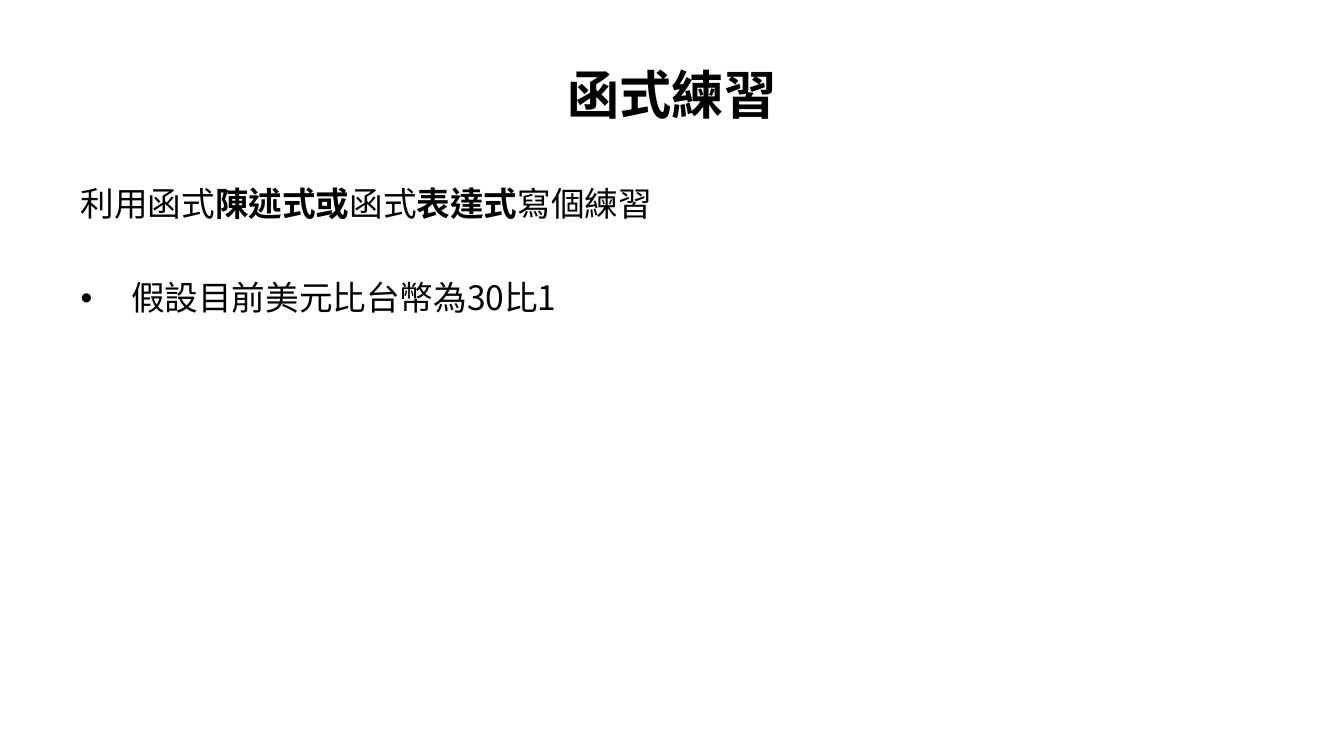
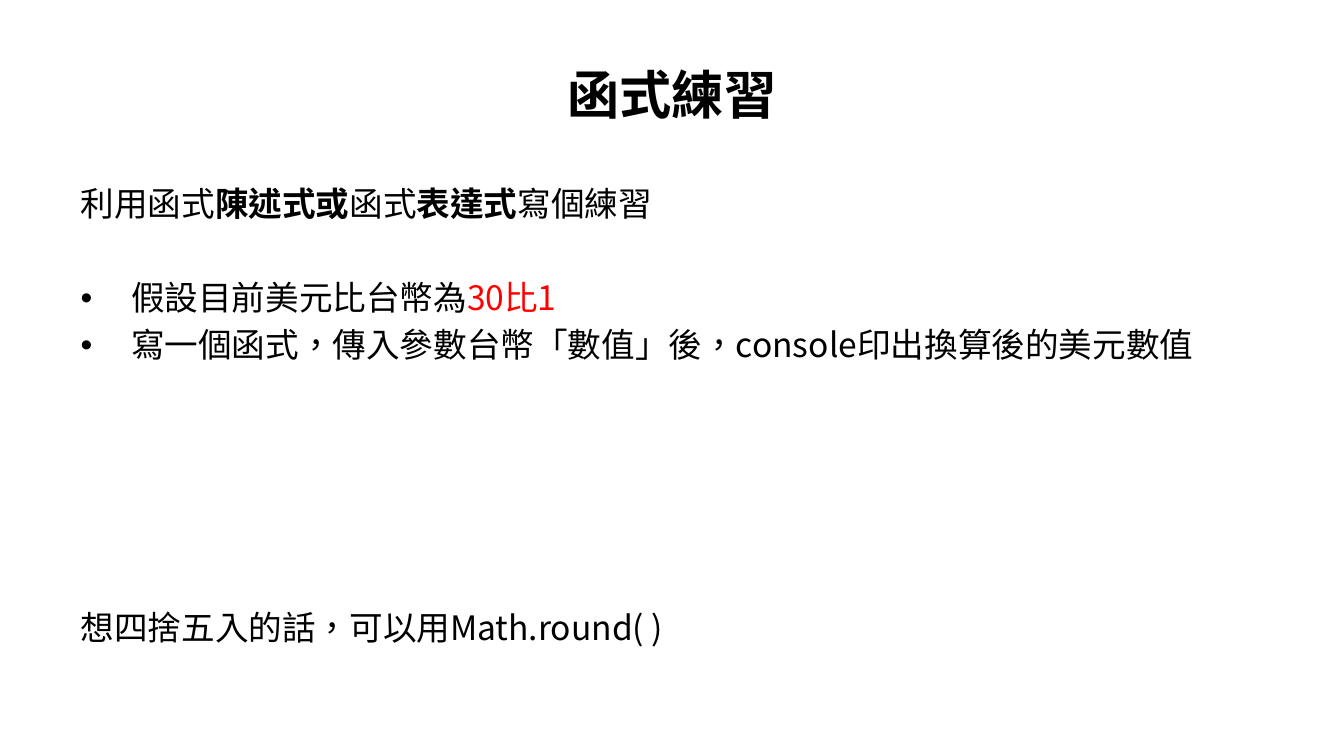
Before and after one commit to allen8101070/JavaScript-PPT, a slide deck: slide 79 of javaScript.pptx (slide 78 before the commit). Drawn at 1344x756 pixels with LibreOffice and Linux fonts; fonts in the diff are those of the drawing; background and template pictures are left out. Boxes give left, top, right and bottom in pixels: in the first picture for what was removed or moved away, otherwise in the second. Text is boxed around its words. In the diff, an @@ line names an element or a change of style, - is before the commit and + after.

```diff
--- a/javaScript.pptx
+++ b/javaScript.pptx
@@ text at (x1=131, y1=281, x2=557, y2=313): text colour #000000 to #FF0000 in "假設目前美元比台幣為30比1" @@
@@ text at (x1=81, y1=328, x2=1193, y2=647): paragraphs added @@
+• 寫一個函式，傳入參數台幣「數值」後，console印出換算後的美元數值
+想四捨五入的話，可以用Math.round( )
```
Also in this commit, not shown: 16 other slides changed, 4 slides added, 16 slides removed, 1 other file.
